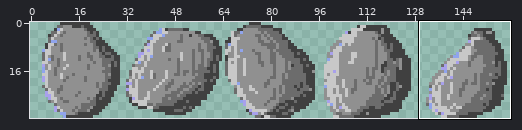
Sprite sheet, stored at src/graphics/asteroids.png. Above, an overview of the earlier version with the close-up marked.
Close-up. The starting point:
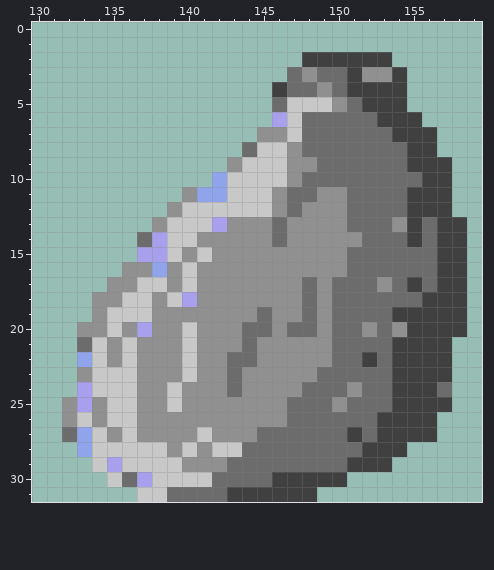
The file is 160x32 pixels. Shown: x 130..159, y 0..31. The commit also changed other parts of the picture, which this record leaves out.
Once edited:
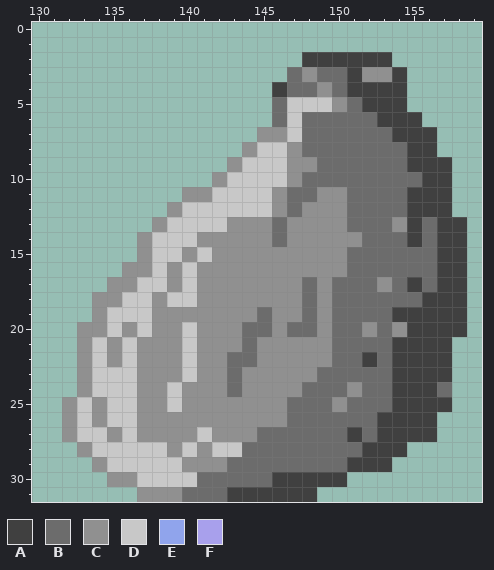
Palette (. is transparent): A #404040  B #6c6c6c  C #909090  D #c8c8c8  E #90a4ec  F #a8a0ec
The edit:
y 6: x 146 F -> B
y 8: x 144 B -> C
y 10: x 142 E -> C
y 11: x 141..142 EE -> CD
y 13: x 142 F -> D
y 14: x 137..138 BF -> CD
y 15: x 137..138 FF -> CD
y 16: x 138 E -> D
y 18: x 140 F -> D
y 20: x 137 F -> D
y 21: x 133 B -> C
y 22: x 133 E -> C
y 24: x 133 F -> C
y 25: x 133 F -> D
y 27: x 132..133 BE -> CD
y 28: x 133 E -> C
y 29: x 134..135 DF -> CD
y 30: x 135..137 DBF -> CCD; x 141 D -> B
y 31: x 137..139 DDB -> CCC
